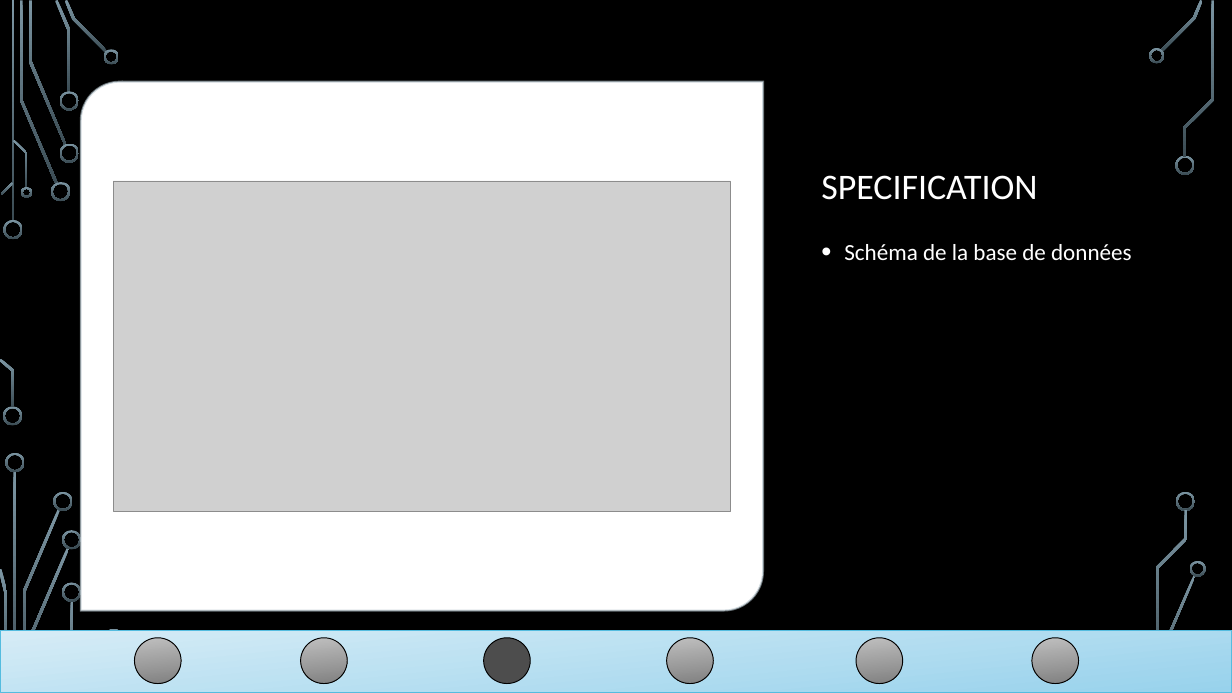
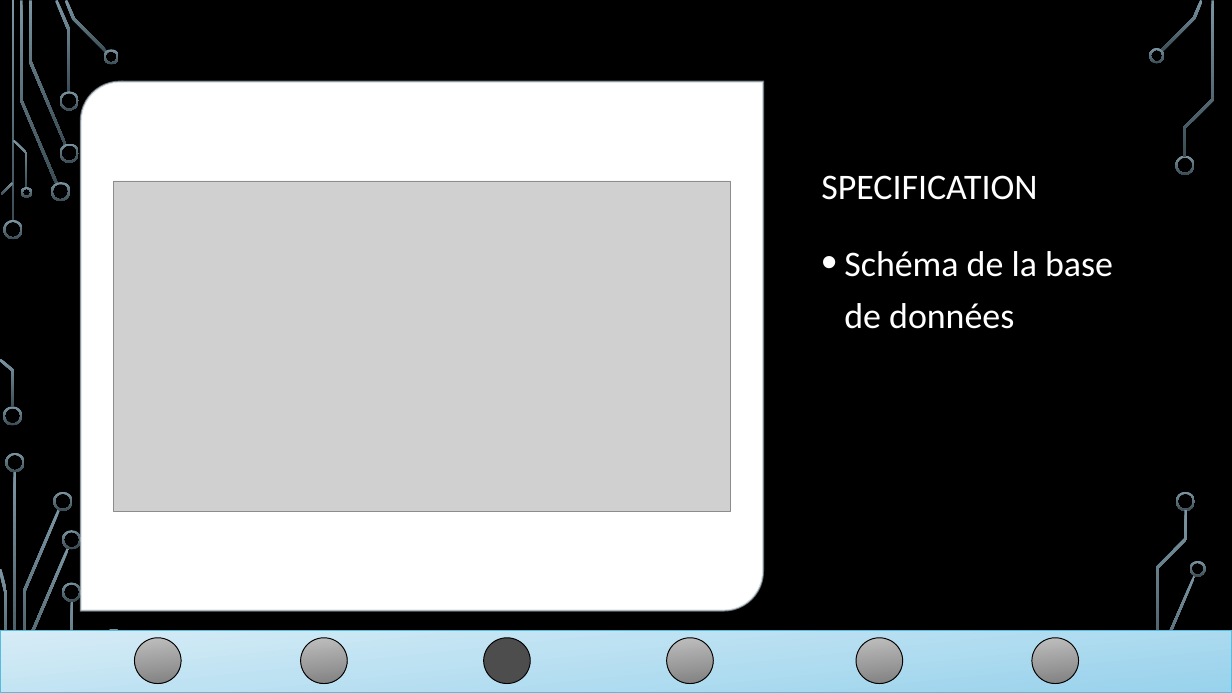
Before and after one commit to linh1902/gameshark, a slide deck: slide 15 of doc/ppt_gameshark.pptx. Drawn at 1232x693 pixels with LibreOffice and Linux fonts; fonts in the diff are those of the drawing; grey boxes stand for pictures; background and template pictures are left out. Boxes give left, top, right and bottom in pixels: in the first picture for what was removed or moved away, otherwise in the second. Text is boxed around its words. In the diff, an @@ line names an element or a change of style, - is before the commit and + after.

```diff
--- a/doc/ppt_gameshark.pptx
+++ b/doc/ppt_gameshark.pptx
@@ text "Schéma de la base de ..." at (x1=844, y1=251, x2=1113, y2=329): size 18 to 28 pt @@
```
Also in this commit, not shown: 6 other slides changed, 12 other files.
